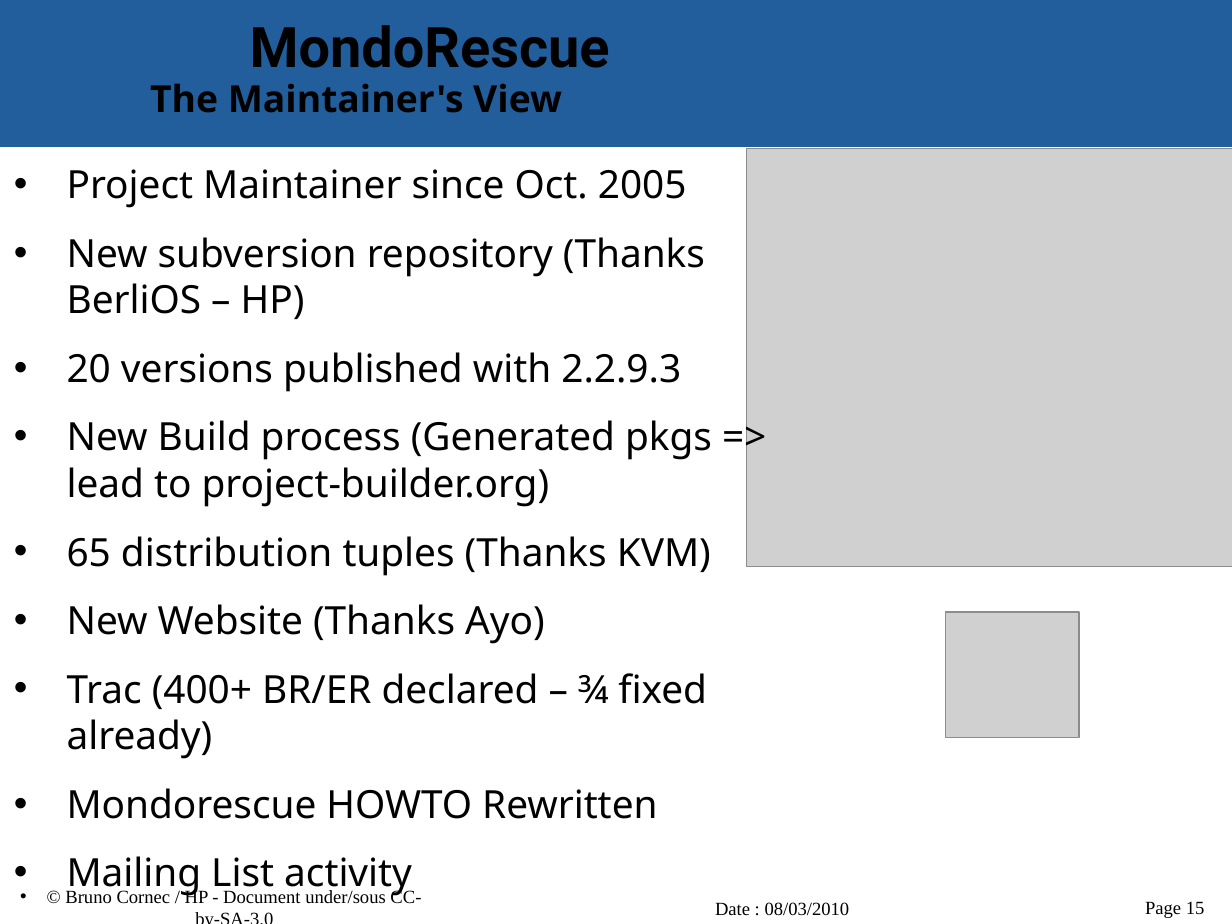
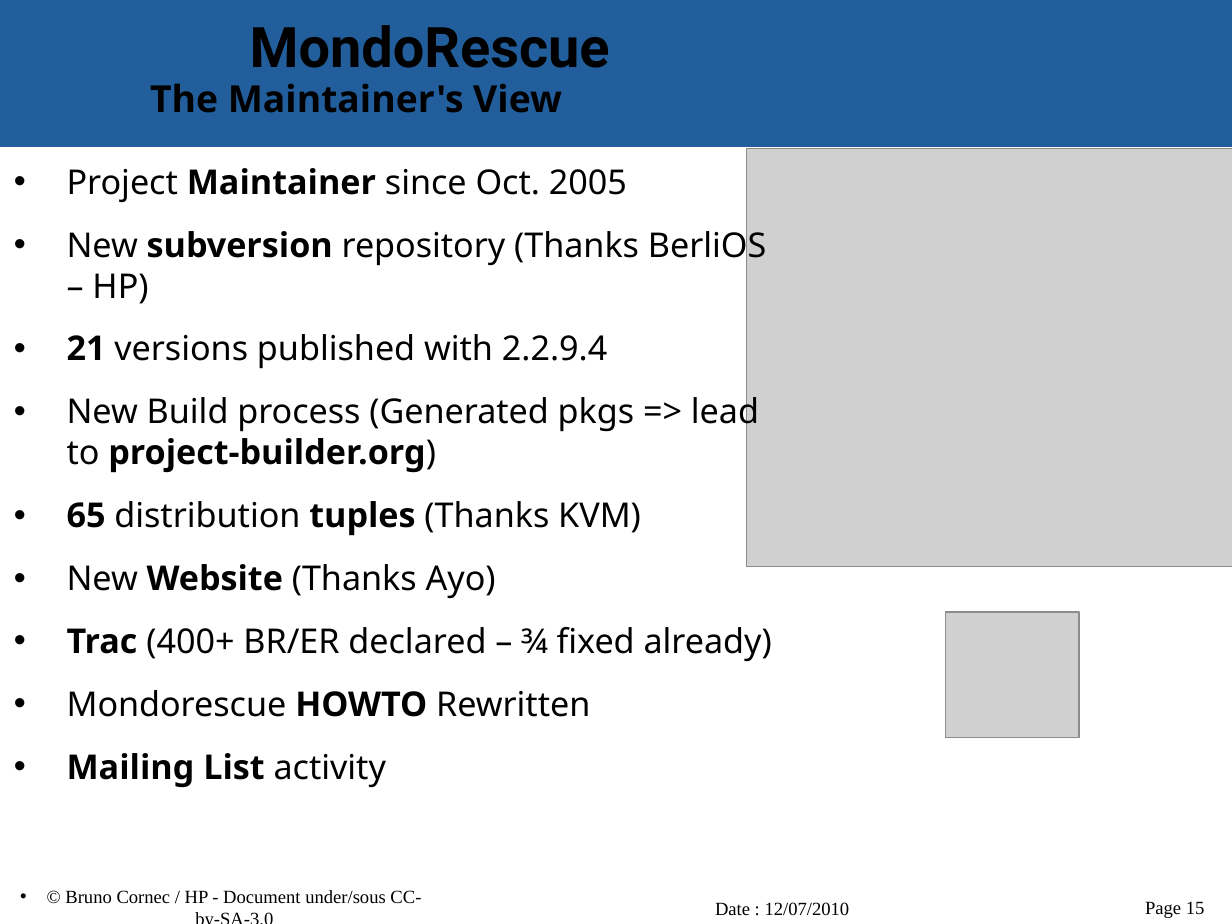
Before and after one commit to vir/mondo-rescue, a slide deck: slide 15 of mondo-doc/mondo-presentation.odp. Drawn at 1232x924 pixels with LibreOffice and Linux fonts; fonts in the diff are those of the drawing; grey boxes stand for pictures; background and template pictures are left out. Boxes give left, top, right and bottom in pixels: in the first picture for what was removed or moved away, otherwise in the second. Text is boxed around its words. In the diff, an @@ line names an element or a change of style, - is before the commit and + after.

```diff
--- a/mondo-doc/mondo-presentation.odp
+++ b/mondo-doc/mondo-presentation.odp
@@ text at (67,168,772,788): size 25 to 22 pt in "Project Maintainer since Oct. 2005", "New subversion repository (Thanks BerliOS – HP)", "New Build process (Generated pkgs => lead ...", "65 distribution tuples (Thanks KVM)" and 4 more places; bold on in "Maintainer", "subversion", "project-builder.org)", "65 tuples" and 4 more places @@
@@ text at (67,334,607,369): text changed; size 25 to 22 pt @@
-• 20 versions published with 2.2.9.3
+• 21 versions published with 2.2.9.4
@@ text at (715,902,850,916): text changed @@
-Date : 08/03/2010
+Date : 12/07/2010
```
Also in this commit, not shown: 24 other slides changed.
